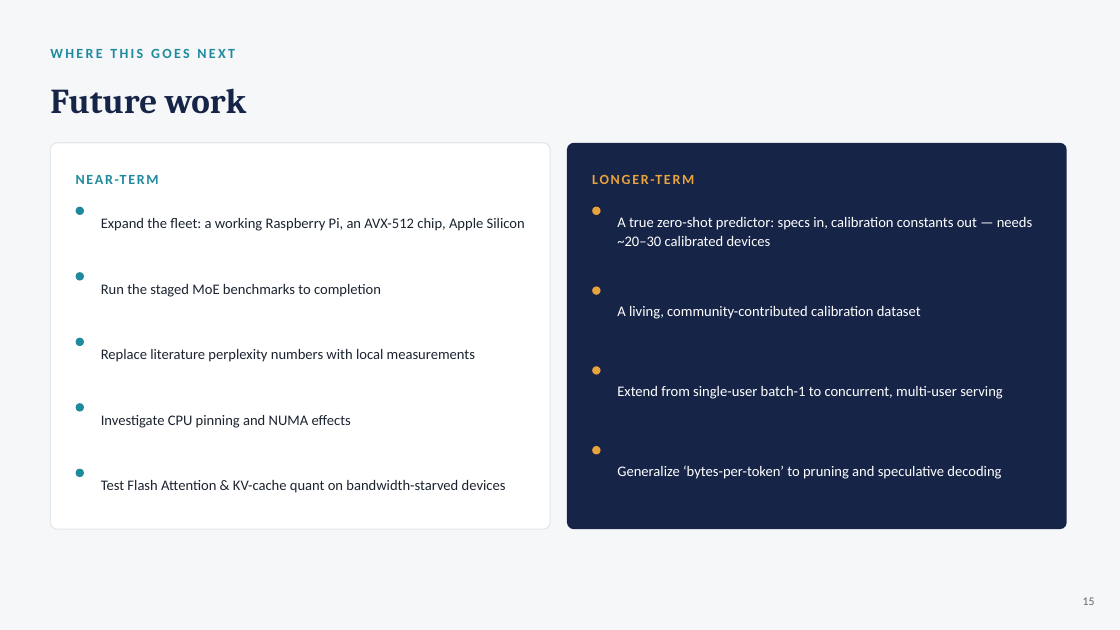
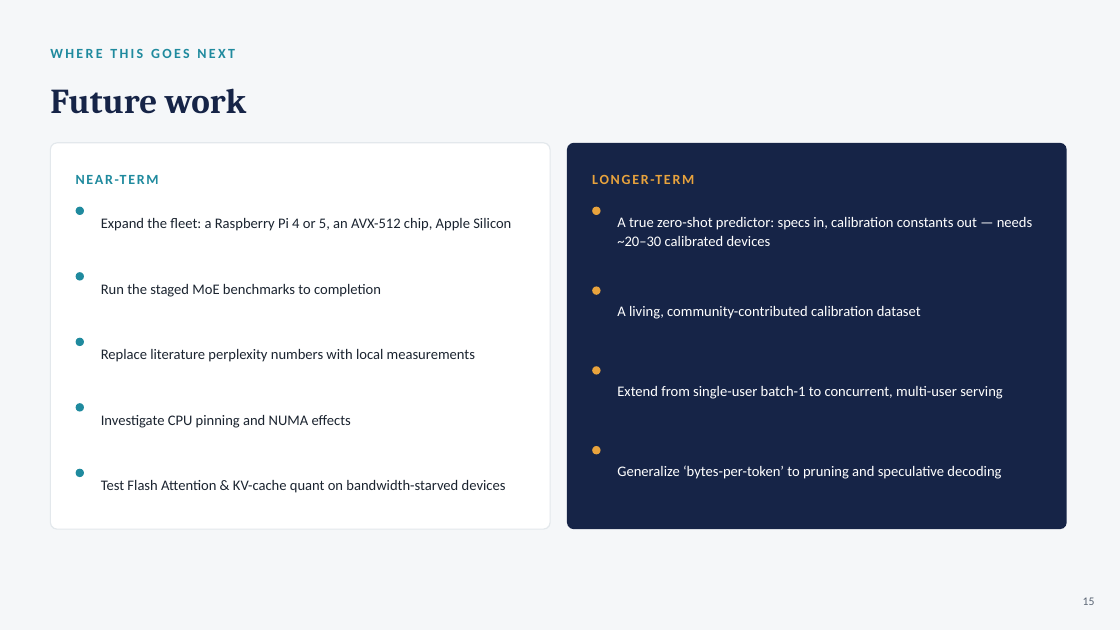
Before and after one commit to Yassine-Hattay/LLMs_inference_on_CPU, a slide deck: slide 15 of Presentation_and_report/CPU_LLM_Inference_Defense.pptx. Drawn at 1120x630 pixels with LibreOffice and Linux fonts; fonts in the diff are those of the drawing. Boxes give left, top, right and bottom in pixels: in the first picture for what was removed or moved away, otherwise in the second. Text is boxed around its words. In the diff, an @@ line names an element or a change of style, - is before the commit and + after.

```diff
--- a/Presentation_and_report/CPU_LLM_Inference_Defense.pptx
+++ b/Presentation_and_report/CPU_LLM_Inference_Defense.pptx
@@ text at box(101, 218, 511, 231): text changed @@
-Expand the fleet: a working Raspberry Pi, an AVX-512 chip, Apple Silicon
+Expand the fleet: a Raspberry Pi 4 or 5, an AVX-512 chip, Apple Silicon
```
Also in this commit, not shown: 7 other slides changed, 1 other file.
